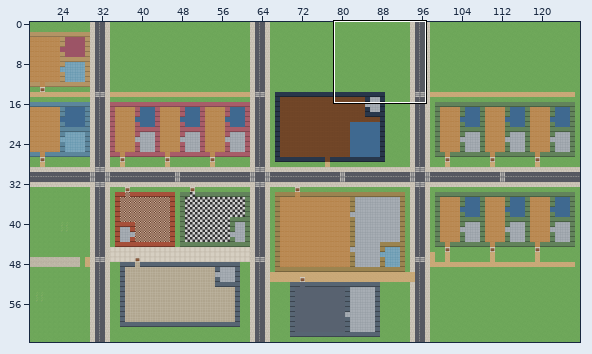
Tiled map, stored at pixelcity/assets/maps/city.tmx. The picture above shows the old version from afar; the outline marks the close-up.
Close-up. First the earlier version:
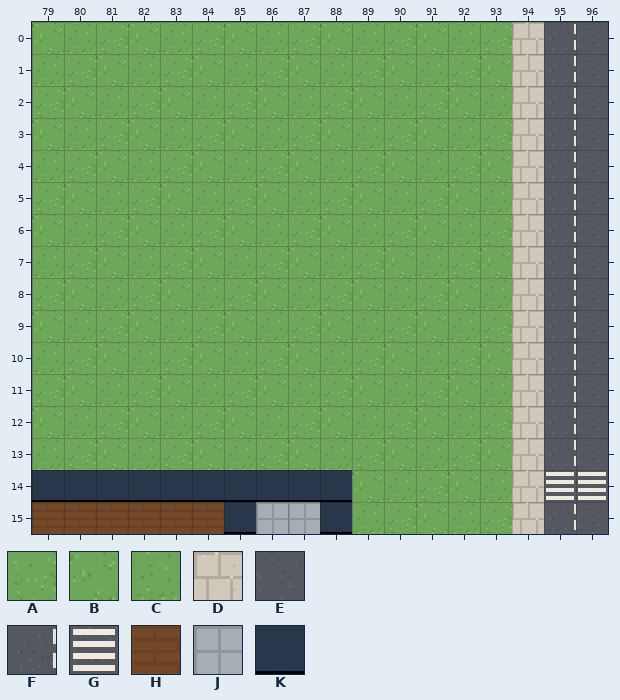
Cells are 16x16 px. Shown: x 79..96, y 0..15. The commit also changed other parts of the map, which this record leaves out.
Key: from "city": A 0, B 1, C 2, D 4, E 5, F 7, G 9, H 24, J 28, K 34.
_ is an empty cell, # one hidden under a higher layer.
Layer "ground" before, first column x 79:
 0 BCABCABCABCABCADFE
 1 CABCABCABCABCABDFE
 2 ABCABCABCABCABCDFE
 3 BCABCABCABCABCADFE
 4 CABCABCABCABCABDFE
 5 ABCABCABCABCABCDFE
 6 BCABCABCABCABCADFE
 7 CABCABCABCABCABDFE
 8 ABCABCABCABCABCDFE
 9 BCABCABCABCABCADFE
10 CABCABCABCABCABDFE
11 ABCABCABCABCABCDFE
12 BCABCABCABCABCADFE
13 CABCABCABCABCABDFE
14 ##########BCABCDGG
15 HHHHHH#JJ#CABCADFE
Layer "walls" before, first column x 79:
 0 __________________
 1 __________________
 2 __________________
 3 __________________
 4 __________________
 5 __________________
 6 __________________
 7 __________________
 8 __________________
 9 __________________
10 __________________
11 __________________
12 __________________
13 __________________
14 KKKKKKKKKK________
15 ______K__K________
Once edited:
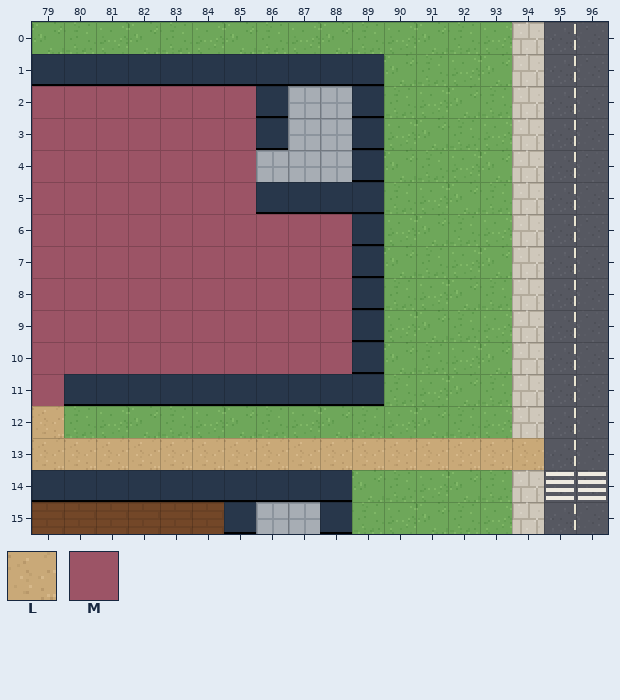
Further tiles: from "city": L 10, M 31.
Changes in this commit:
Changed rows in their new state; . is an unchanged cell.
Layer "ground":
first column x 79:
 1 ###########.....
 2 MMMMMMM#JJ#.....
 3 MMMMMMM#JJ#.....
 4 MMMMMMMJJJ#.....
 5 MMMMMMM####.....
 6 MMMMMMMMMM#.....
 7 MMMMMMMMMM#.....
 8 MMMMMMMMMM#.....
 9 MMMMMMMMMM#.....
10 MMMMMMMMMM#.....
11 M##########.....
12 L...............
13 LLLLLLLLLLLLLLLL
Layer "walls":
first column x 79:
 1 KKKKKKKKKKK
 2 .......K..K
 3 .......K..K
 4 ..........K
 5 .......KKKK
 6 ..........K
 7 ..........K
 8 ..........K
 9 ..........K
10 ..........K
11 .KKKKKKKKKK
Changed places in both close-ups, as pixel boxes (x1, y1, x2, y2):
changed: (32, 54, 544, 470)
